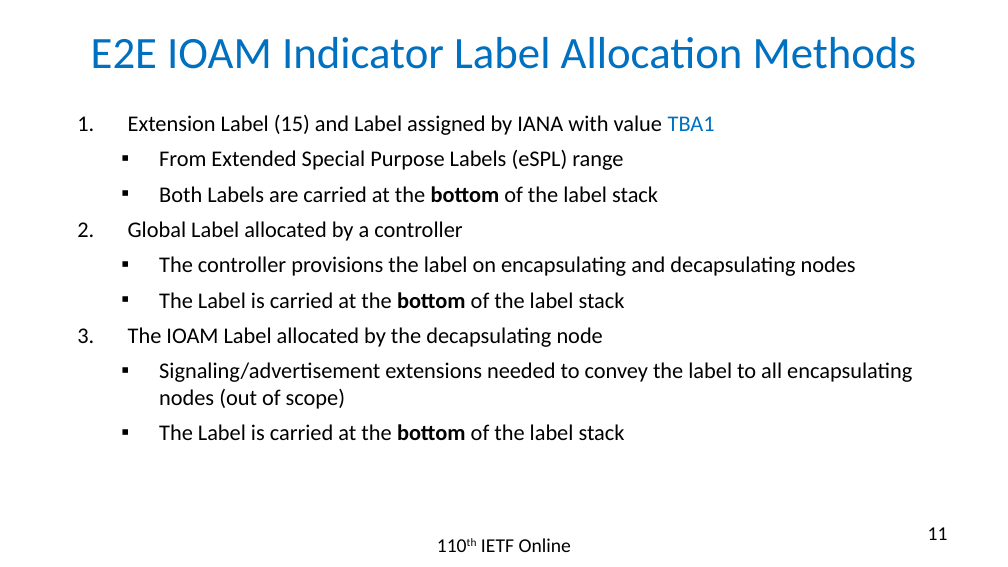
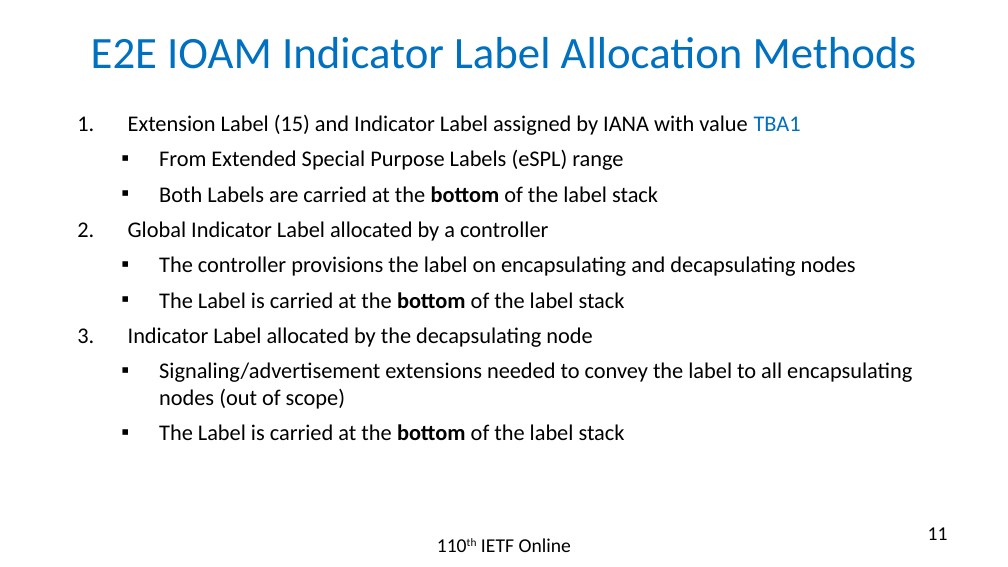
Before and after one commit to rakgandhi/ietf-slides, a slide deck: slide 11 of draft-gandhi-mpls-ioam-sr-06.pptx. Drawn at 1008x567 pixels with LibreOffice and Linux fonts; fonts in the diff are those of the drawing. Boxes give left, top, right and bottom in pixels: in the first picture for what was removed or moved away, otherwise in the second. Text is boxed around its words. In the diff, an @@ line names an element or a change of style, - is before the commit and + after.

```diff
--- a/draft-gandhi-mpls-ioam-sr-06.pptx
+++ b/draft-gandhi-mpls-ioam-sr-06.pptx
@@ text at [128,115,801,135]: text changed @@
-1. Extension Label (15) and Label assigned by IANA with value TBA1
+1. Extension Label (15) and Indicator Label assigned by IANA with value TBA1
@@ text at [128,221,548,241]: text changed @@
-2. Global Label allocated by a controller
+2. Global Indicator Label allocated by a controller
@@ text at [128,327,592,347]: text changed @@
-3. The IOAM Label allocated by the decapsulating node
+3. Indicator Label allocated by the decapsulating node
```
Also in this commit, not shown: 3 other slides changed, 1 other file.
